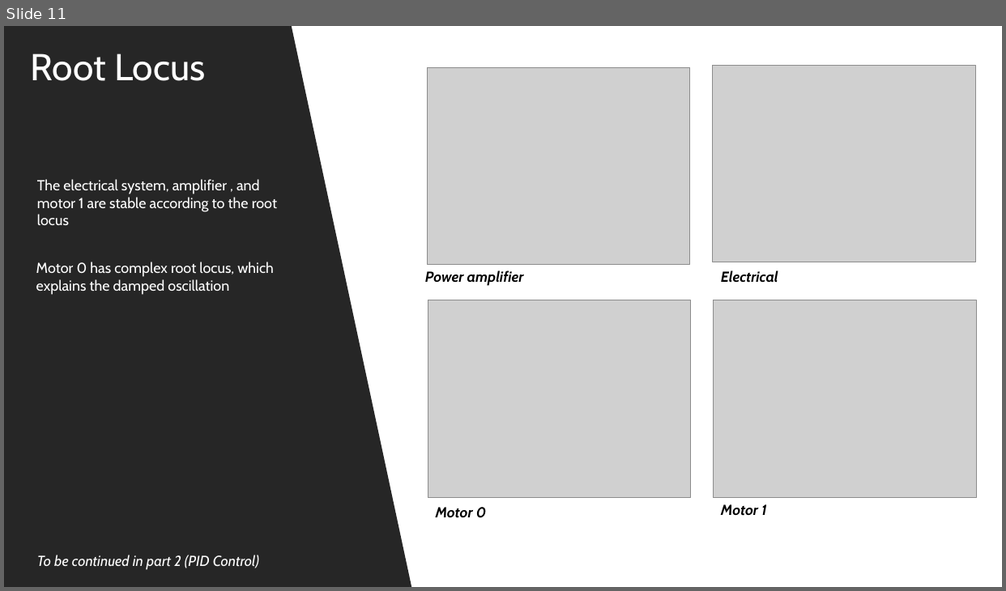
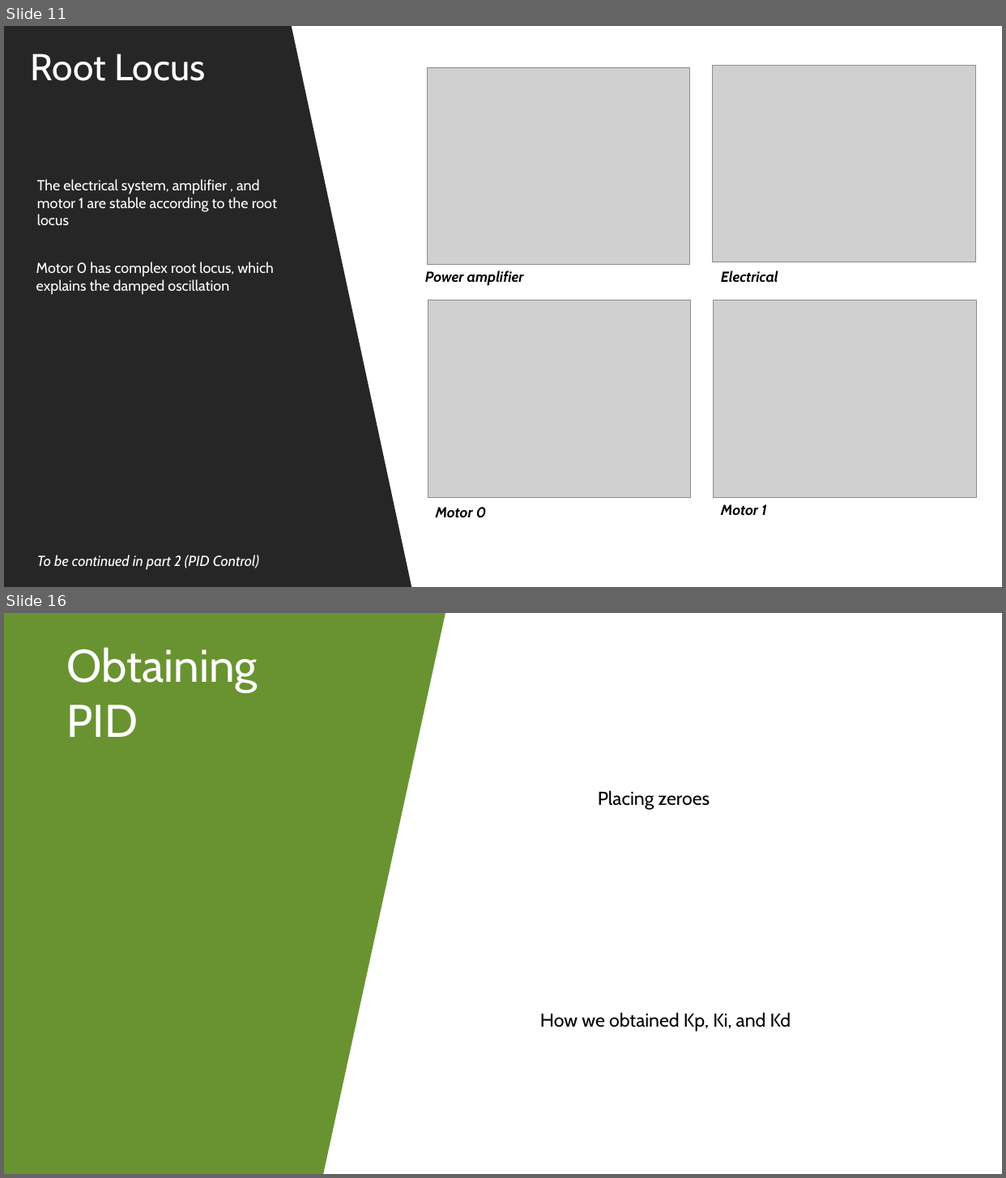
Before and after one commit to FSXAC/ELEC341, a slide deck: docs/report.pptx. Shown one above the other, each under a label of ours: slide 11 before the commit, slides 11 and 16 after it; the slides between them are not shown. The pictures are 1006x591 and 1006x1178 pixels, drawn with LibreOffice and Linux fonts; fonts in the diff are those of the drawing; grey boxes stand for pictures. Boxes give left, top, right and bottom in pixels: in the first picture for what was removed or moved away, otherwise in the second. Text is boxed around its words. In the diff, an @@ line names an element or a change of style, - is before the commit and + after.

```diff
--- a/docs/report.pptx
+++ b/docs/report.pptx
@@ slide 16 added at (4,613,1002,1174), background #FFFFFF @@
@@ rectangle added at (4,613,446,1174), fill #699331 @@
@@ text added at (67,647,258,737), 44 pt, text #FFFFFF @@
+Obtaining PID
@@ text added at (598,790,710,810), 18 pt, text #000000 @@
+Placing zeroes
@@ text added at (540,1012,791,1032), 18 pt, text #000000 @@
+How we obtained Kp, Ki, and Kd
```
Also in this commit, not shown: 2 slides changed, 5 other slides added, 2 other files.
